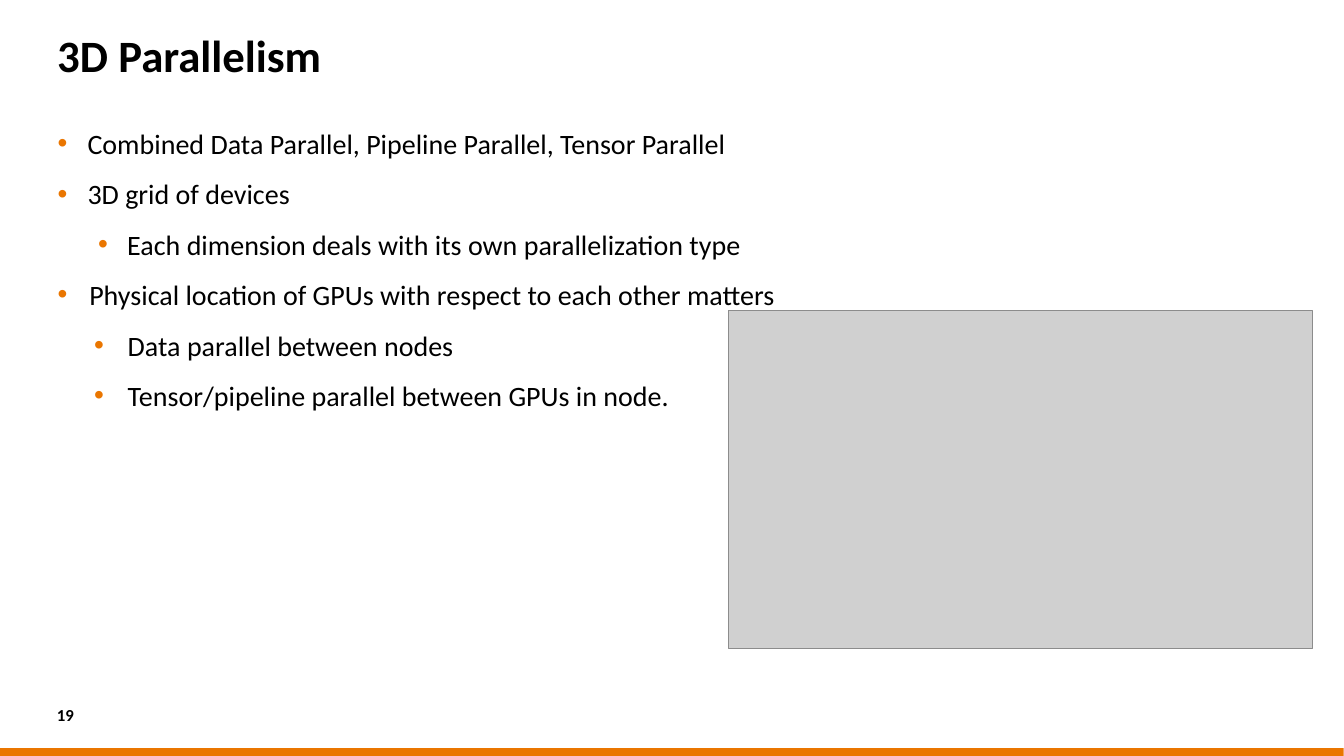
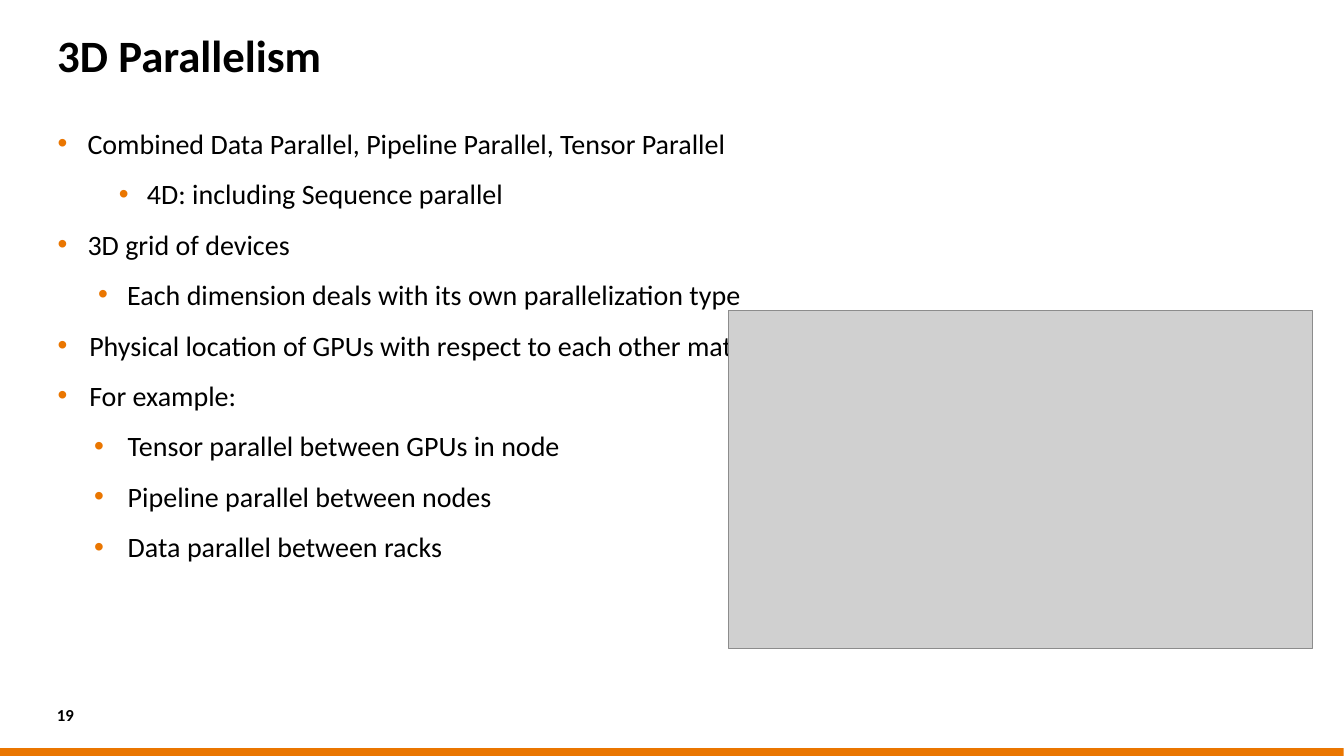
Before and after one commit to sara-nl/HPML-course-materials, a slide deck: slide 19 of Day2/slides/Parallel_Computing_for_DL.pptx. Drawn at 1344x756 pixels with LibreOffice and Linux fonts; fonts in the diff are those of the drawing; grey boxes stand for pictures; background and template pictures are left out. Boxes give left, top, right and bottom in pixels: in the first picture for what was removed or moved away, otherwise in the second. Text is boxed around its words. In the diff, an @@ line names an element or a change of style, - is before the commit and + after.

```diff
--- a/Day2/slides/Parallel_Computing_for_DL.pptx
+++ b/Day2/slides/Parallel_Computing_for_DL.pptx
@@ text at box(147, 184, 503, 209): paragraph added @@
+• 4D: including Sequence parallel
@@ text at box(89, 386, 559, 562): text changed @@
-• Data parallel between nodes
-• Tensor/pipeline parallel between GPUs in node.
+• For example:
+• Tensor parallel between GPUs in node
+• Pipeline parallel between nodes
+• Data parallel between racks
```
Also in this commit, not shown: 37 other slides changed, 6 slides added, 12 other files.
